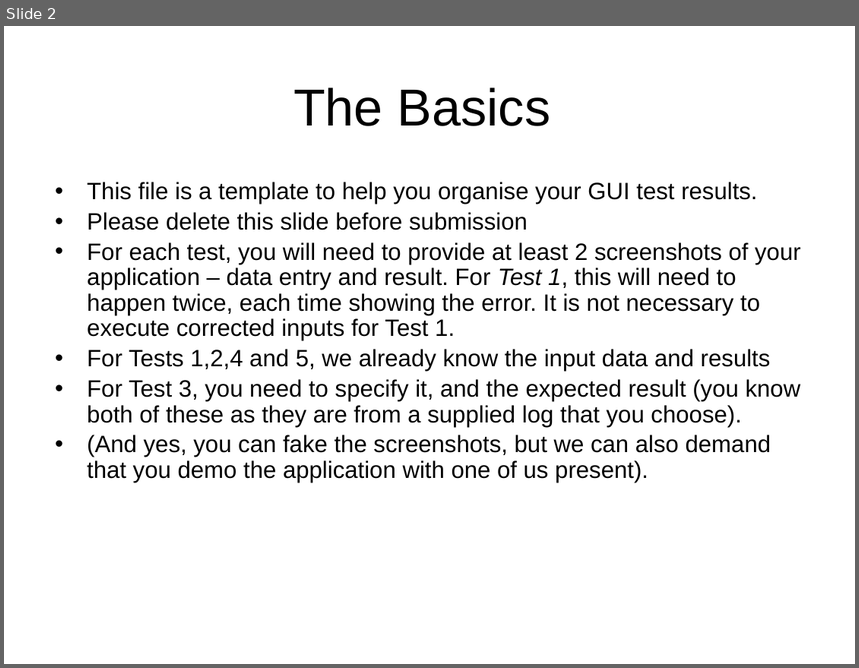
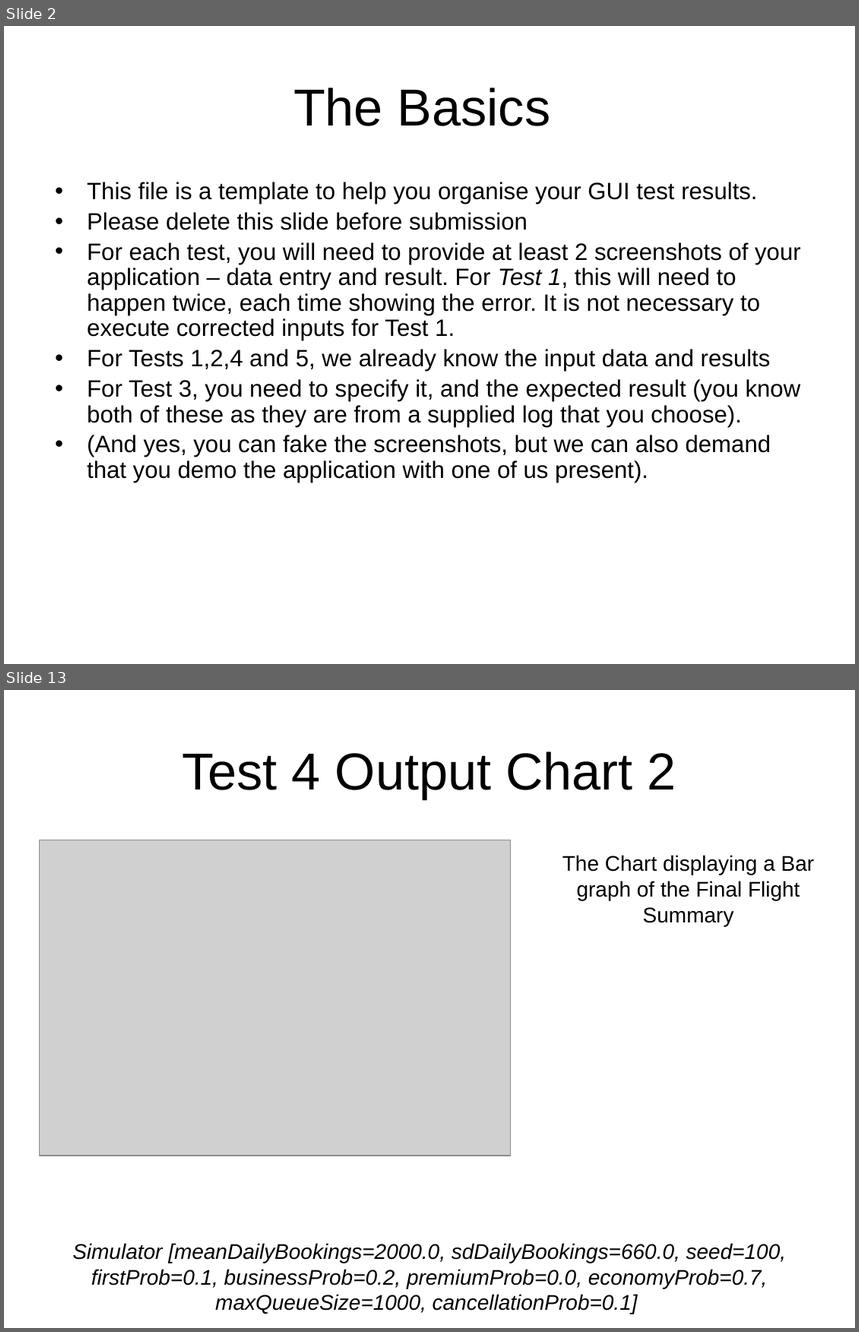
Before and after one commit to mitchellharvey97/Cab302-Ass2-2016, a slide deck: GUITestPlan.pptx. Shown one above the other, each under a label of ours: slide 2 before the commit, slides 2 and 13 after it; the slides between them are not shown. The pictures are 859x668 and 859x1332 pixels, drawn with LibreOffice and Linux fonts; fonts in the diff are those of the drawing; grey boxes stand for pictures. Boxes give left, top, right and bottom in pixels: in the first picture for what was removed or moved away, otherwise in the second. Text is boxed around its words. In the diff, an @@ line names an element or a change of style, - is before the commit and + after.

Commit message:
Adding Test Plan

```diff
--- a/GUITestPlan.pptx
+++ b/GUITestPlan.pptx
@@ slide 13 added at (4,690,855,1328), background #FFFFFF @@
@@ title added at (182,752,676,799), 44 pt, text #000000 @@
+Test 4 Output Chart 2
@@ picture added at (40,840,512,1156) @@
@@ text added at (563,855,815,926), 18 pt, text #000000 @@
+The Chart displaying a Bar graph of the Final Flight Summary
@@ text added at (72,1243,786,1315), 18 pt, text #000000, italic @@
+Simulator [meanDailyBookings=2000.0, sdDailyBookings=660.0, seed=100, firstProb=0.1, businessProb=0.2, premiumProb=0.0, economyProb=0.7, maxQueueSize=1000, cancellationProb=0.1]
```
Also in this commit, not shown: 11 slides changed, 4 other slides added, 2 slides removed, 1 other file.
